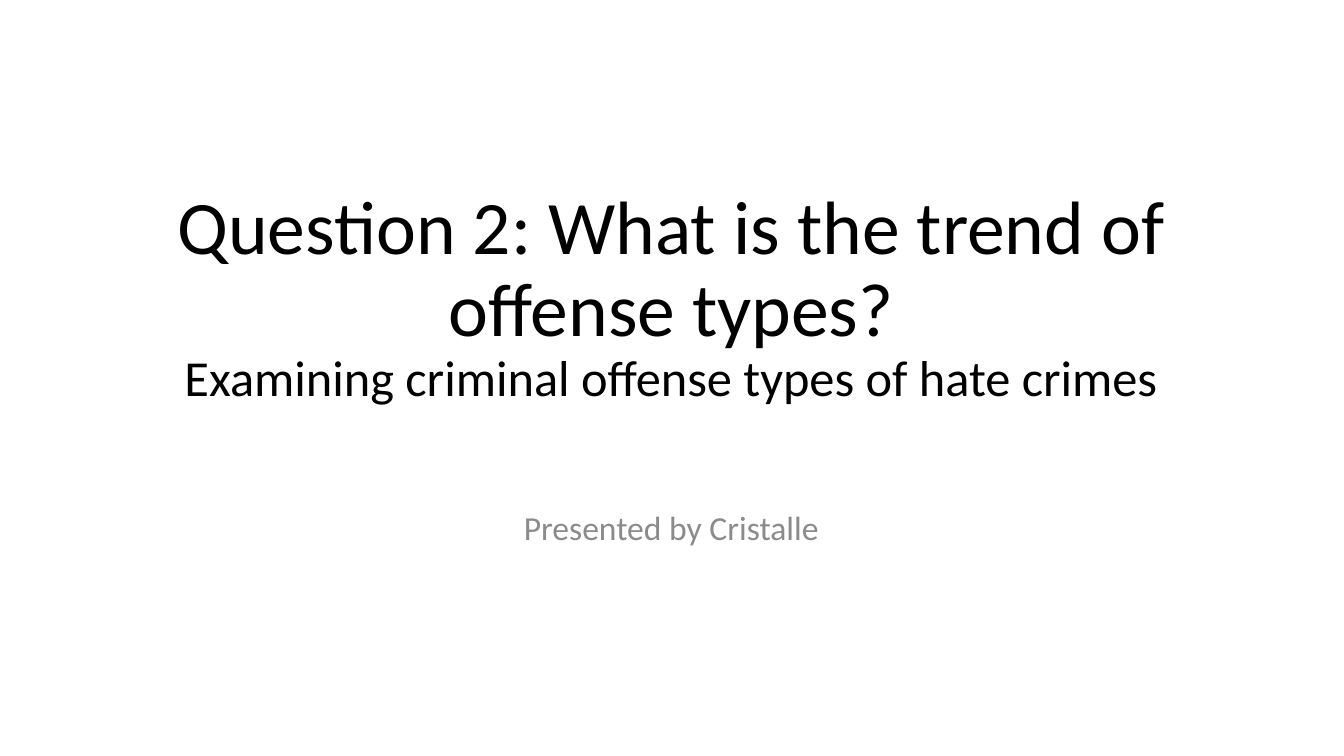
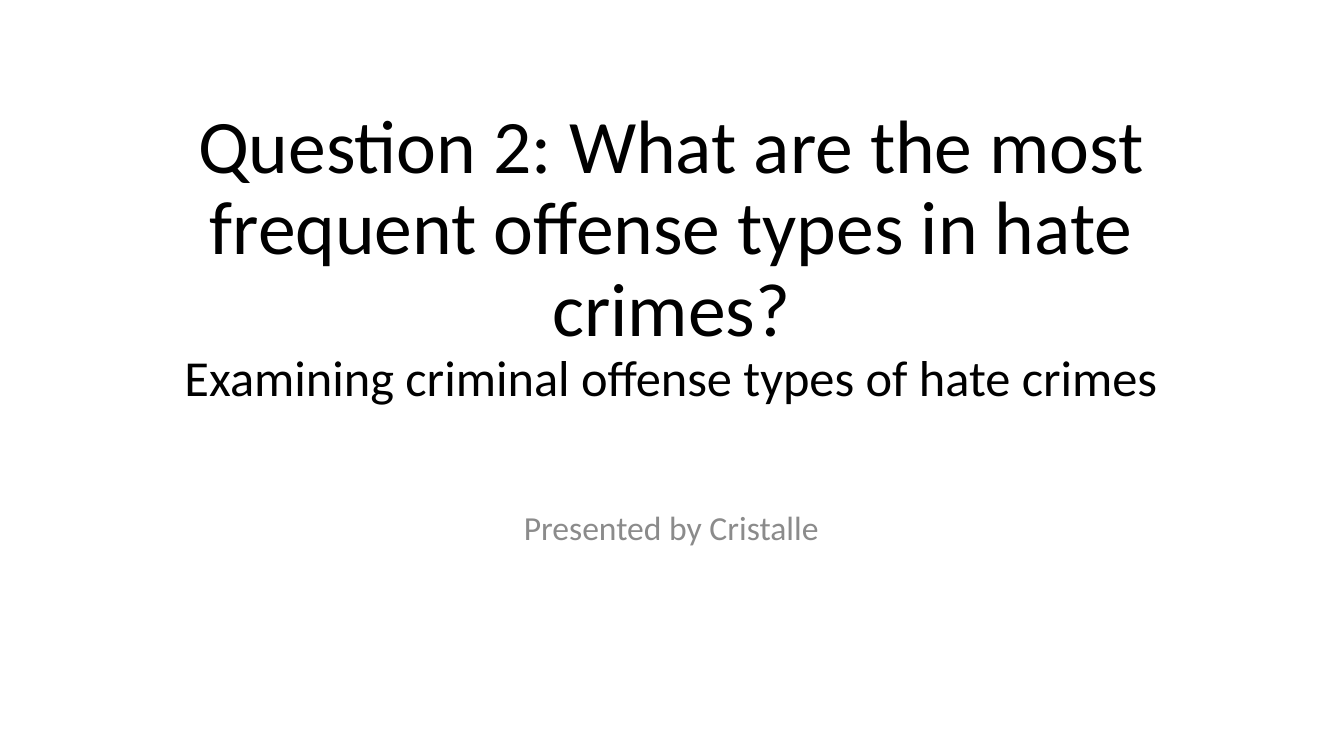
Before and after one commit to gupta-d/Is-hate-crime-on-rise, a slide deck: slide 12 of Hate_Crimes_Data_Analysis_Presentation_DRAFT.pptx (slide 13 before the commit). Drawn at 1344x756 pixels with LibreOffice and Linux fonts; fonts in the diff are those of the drawing. Boxes give left, top, right and bottom in pixels: in the first picture for what was removed or moved away, otherwise in the second. Text is boxed around its words. In the diff, an @@ line names an element or a change of style, - is before the commit and + after.

```diff
--- a/Hate_Crimes_Data_Analysis_Presentation_DRAFT.pptx
+++ b/Hate_Crimes_Data_Analysis_Presentation_DRAFT.pptx
@@ title at (x1=184, y1=120, x2=1157, y2=405): text changed; size 36 to 54 pt @@
-Question 2: What is the trend of offense types?
-Examining criminal offense types of hate crimes
+Question 2: What are the most frequent offense types in hate crimes?
+Examining criminal offense types of hate crimes
```
Also in this commit, not shown: 9 other slides changed, 1 slide added, 2 slides removed, 8 other files.
